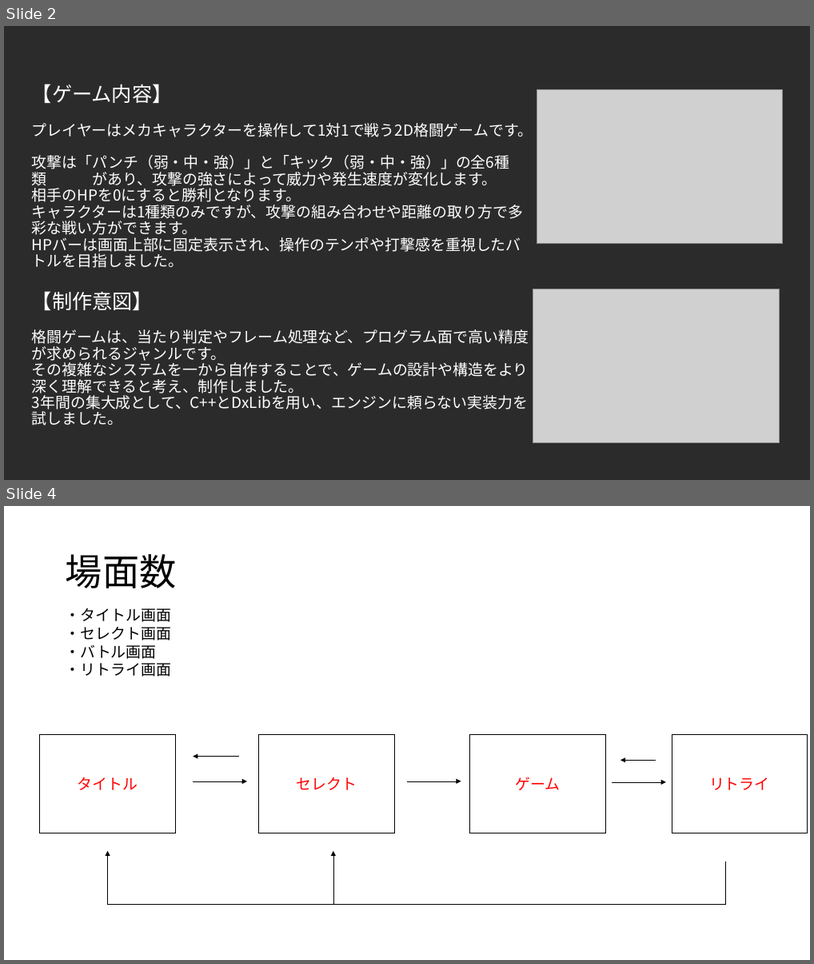
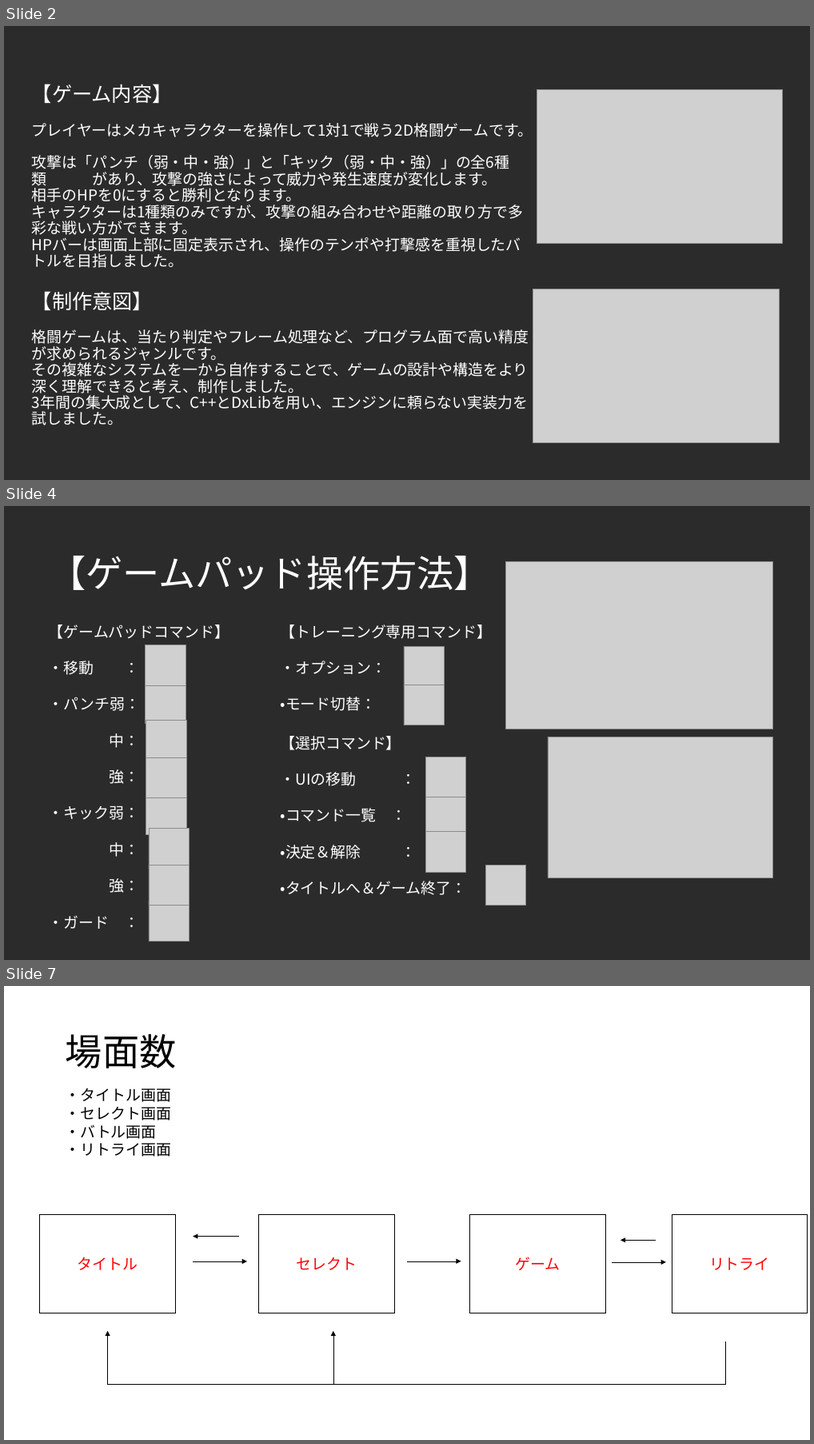
Before and after one commit to F0402Nishi/FightingGame, a slide deck: 仕様書.pptx. Shown one above the other, each under a label of ours: slides 2 and 4 before the commit, slides 2, 4 and 7 after it; the slides between them are not shown. The pictures are 814x964 and 814x1444 pixels, drawn with LibreOffice and Linux fonts; fonts in the diff are those of the drawing; grey boxes stand for pictures; background and template pictures are left out; a plain dark background stands for a picture behind light text. Boxes give left, top, right and bottom in pixels: in the first picture for what was removed or moved away, otherwise in the second. Text is boxed around its words. In the diff, an @@ line names an element or a change of style, - is before the commit and + after.

```diff
--- a/仕様書.pptx
+++ b/仕様書.pptx
@@ slide 4 added at <box>4,506,810,960</box>, background picture (left out) @@
@@ title added at <box>49,556,491,590</box>, 44 pt, text #FFFFFF @@
+【ゲームパッド操作方法】
@@ picture added at <box>506,562,774,728</box> @@
@@ text added at <box>49,624,230,928</box>, 18 pt, text #FFFFFF @@
+【ゲームパッドコマンド】
+・移動 ：
+・パンチ弱：
+中：
+強：
+・キック弱：
+中：
+強：
+・ガード ：
@@ text added at <box>281,624,493,711</box>, 18 pt, text #FFFFFF @@
+【トレーニング専用コマンド】
+・オプション：
+・モード切替：
@@ picture added at <box>146,645,186,686</box> @@
@@ picture added at <box>404,646,445,686</box> @@
@@ picture added at <box>146,683,186,723</box> @@
@@ picture added at <box>404,685,445,725</box> @@
@@ picture added at <box>146,720,186,760</box> @@
@@ text added at <box>281,736,467,895</box>, 18 pt, text #FFFFFF @@
+【選択コマンド】
+・UIの移動 ：
+・コマンド一覧 ：
+・決定＆解除 ：
+・タイトルへ＆ゲーム終了：
@@ picture added at <box>548,736,773,877</box> @@
@@ picture added at <box>146,757,186,797</box> @@
@@ picture added at <box>426,756,466,797</box> @@
@@ picture added at <box>146,794,186,835</box> @@
@@ picture added at <box>426,795,466,836</box> @@
@@ picture added at <box>149,828,189,868</box> @@
@@ picture added at <box>426,832,466,872</box> @@
@@ picture added at <box>149,864,189,905</box> @@
@@ picture added at <box>486,864,526,905</box> @@
@@ picture added at <box>149,900,189,941</box> @@
@@ what was slide 4 is now slide 7 @@
```
Also in this commit, not shown: 2 slides changed, 2 other slides added.
